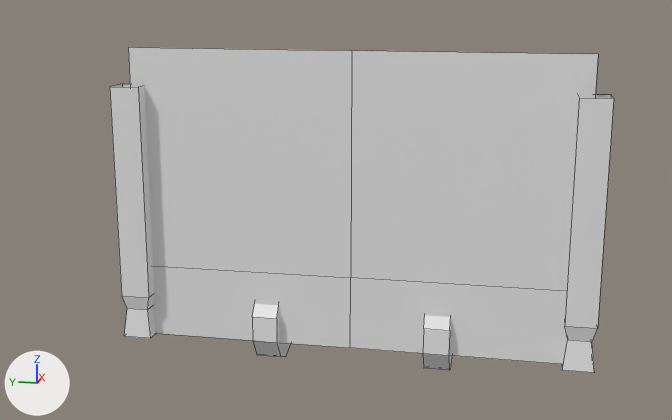
A saved change to the FBX model GoldenRevenge/Assets/ArtistTesting/Models/FBX/Blocking/SM_Cabaña_1/SM_Cabaña_1_ParedPuerta.fbx.
The view is the same before and after, from a 50 mm camera at (-11.7, 0.86, 4.85) aimed at (-0.5, 3.1, 2.05). Every picture has the same lights, and +X, +Y and +Z are marked at lower left. Mesh edges are drawn as thin lines. Where no turn or scale is listed for an object, it has been applied to the vertices.

Names of what the first picture shows: 'SM_Cabaña_1_Pilar_0.75x0.75x4', 'SM_Cabaña_1_Pilar_0.75x0.75x4.001', 'Wall_6x4', 'Zocalo_6x0.5', 'troncos'.
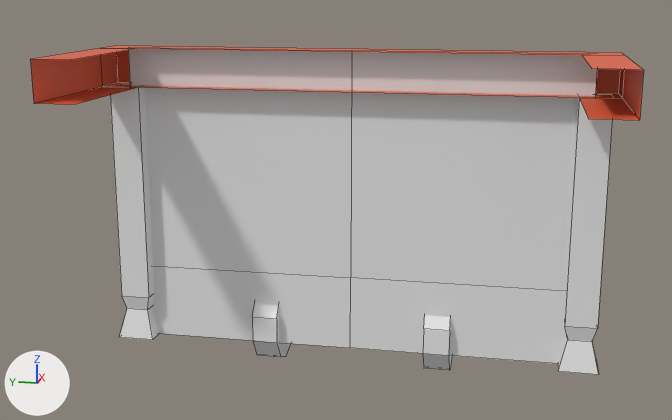
Pixel boxes (x1, y1, x2, y2) of what changed, in the pictures (672 x 420 px):
```json
{"object": "SM_Cabaña_1_BloqueH", "change": "added", "after": [30, 46, 644, 120]}
```

The change, as JSON lines over the scene's bpy script:
```json
{"op": "add", "block": "mat_m_wood_tiled", "code": ["mat_m_wood_tiled = principled_material('M_wood_tiled')", "mat_m_wood_tiled.base_color = (0.801, 0.118, 0.043)  # orange #e7603a"]}
{"op": "add", "block": "me_cube_007", "code": ["me_cube_007 = bpy.data.meshes.new('Cube.007')", "me_cube_007.from_pydata([(0.3, -0.3, 3.5), (0.3, -0.3, 4.0), (0.3, 6.3, 3.5), (0.3, 6.3, 4.0), (-0.2, -0.3, 3.5), (-0.2, -0.3, 4.0), (-0.2, 0.2, 3.5), (-0.2, 0.2, 4.0), (-2.0, -0.3, 4.0), (-2.0, 0.2, 3.5), (-2.0, 0.2, 4.0), (-2.0, -0.3, 3.5), (-0.2, 6.3, 3.5), (-0.2, 6.3, 4.0), (-0.2, 5.8, 3.5), (-0.2, 5.8, 4.0), (-2.0, 6.3, 4.0), (-2.0, 5.8, 3.5), (-2.0, 5.8, 4.0), (-2.0, 6.3, 3.5)], [], [(1, 0, 2, 3), (4, 0, 1, 5), (12, 13, 3, 2), (0, 4, 12, 2), (1, 3, 13, 5), (8, 11, 4, 5), (11, 9, 6, 4), (8, 5, 7, 10), (16, 13, 12, 19), (19, 12, 14, 17), (16, 18, 15, 13)])", "me_cube_007.materials.append(mat_m_wood_tiled)  # its picture is missing"]}
{"op": "add", "block": "ob_sm_cabaña_1_bloqueh", "code": ["ob_sm_cabaña_1_bloqueh = bpy.data.objects.new('SM_Cabaña_1_BloqueH', me_cube_007)", "ob_sm_cabaña_1_bloqueh.location = (0.0, 0.0, 0.0)"]}
```
